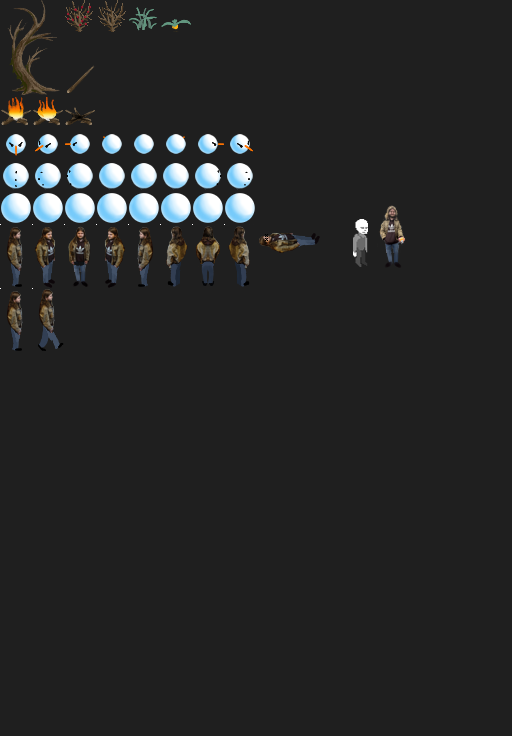
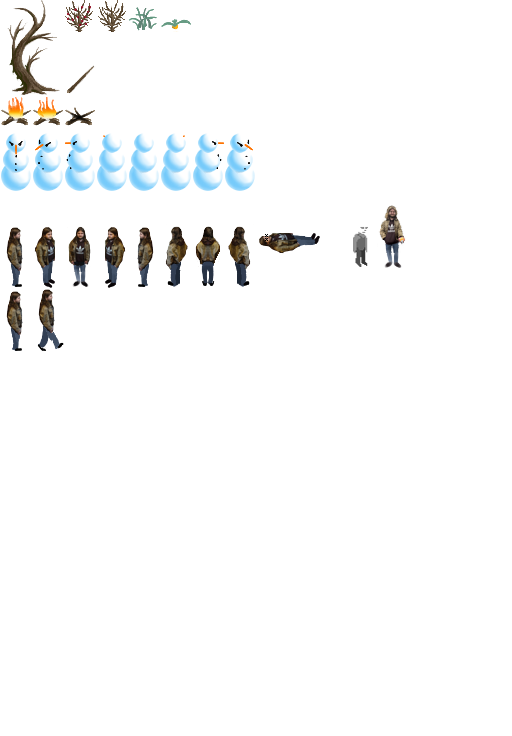
Comparing the layer stacks of the two 512 × 736 images. Changes:
painted on "Paint Layer 2" over [left=0, top=0, right=512, bottom=512]
painted on "Top" over [left=0, top=64, right=512, bottom=512]
removed layer "Snowmen Upper" over [left=0, top=128, right=320, bottom=256]
painted on "Characters" over [left=0, top=0, right=512, bottom=542]
hid "Background", painted on it over [left=0, top=0, right=512, bottom=736]
